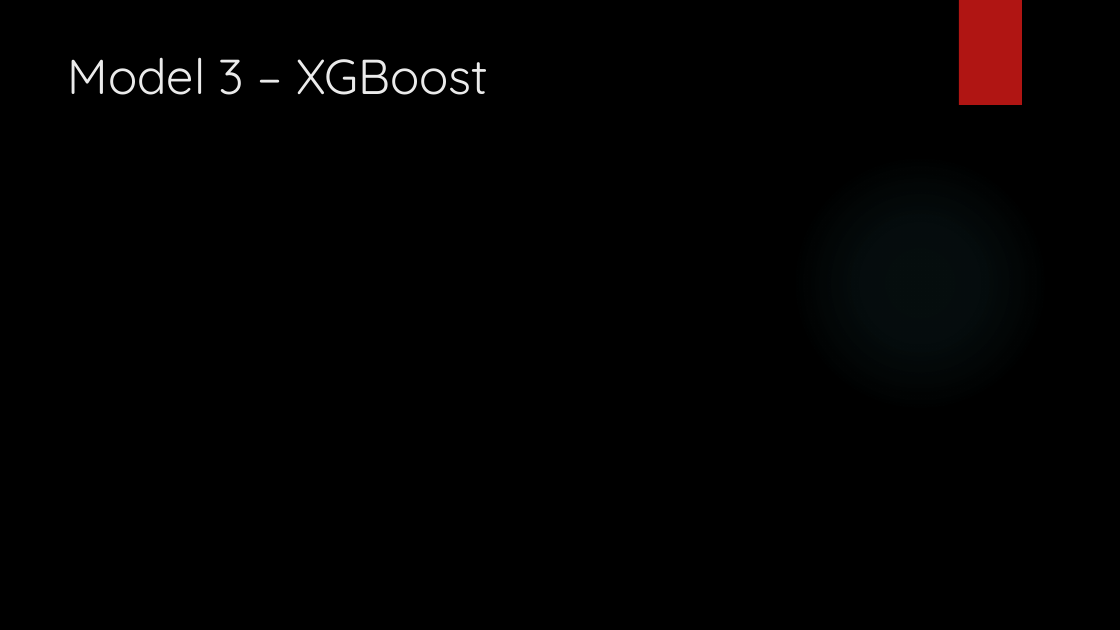
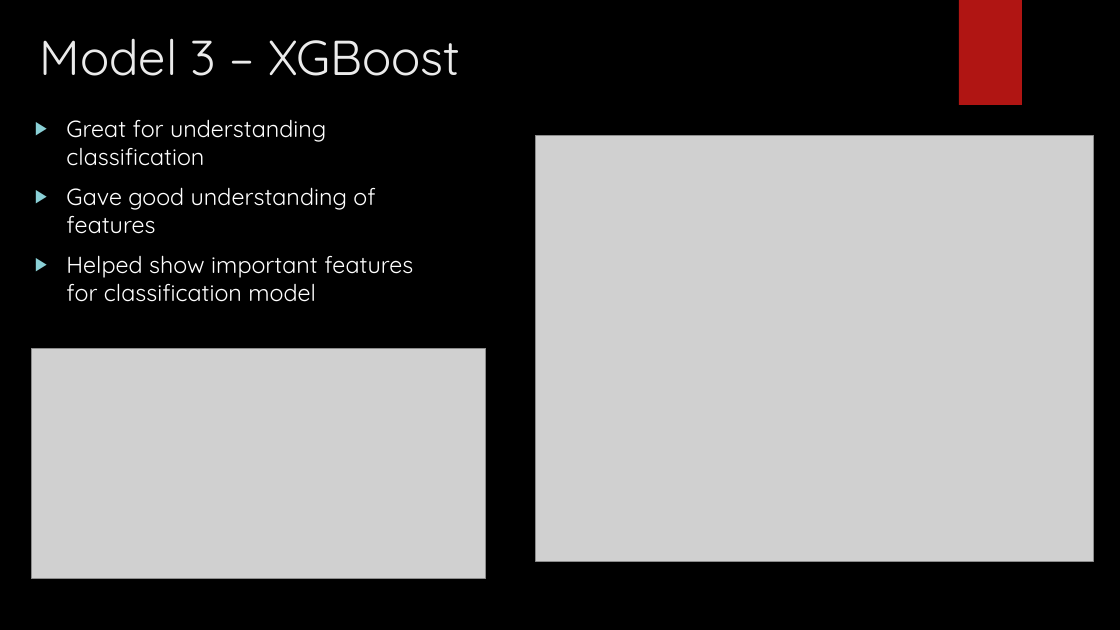
Before and after one commit to lutimoth/LaptopPriceModeling, a slide deck: slide 11 of reports and metrics/Laptop_Capstone_Presentation.pptx (slide 9 before the commit). Drawn at 1120x630 pixels with LibreOffice and Linux fonts; fonts in the diff are those of the drawing; grey boxes stand for pictures; background and template pictures are left out. Boxes give left, top, right and bottom in pixels: in the first picture for what was removed or moved away, otherwise in the second. Text is boxed around its words. In the diff, an @@ line names an element or a change of style, - is before the commit and + after.

Commit message:
Updating for final submission
Created graph image for XGBoost tree, finished final powerpoint, created some other images, updated the Laptop Pricing Model notebook for more detail and cluster understanding

```diff
--- a/reports and metrics/Laptop_Capstone_Presentation.pptx
+++ b/reports and metrics/Laptop_Capstone_Presentation.pptx
@@ title "Model 3 – XGBoost": place and size @@
-title "Model 3 – XGBoost" at (68, 57, 488, 95)
+title "Model 3 – XGBoost" at (40, 38, 460, 76)
@@ text added at (66, 120, 413, 302), 20 pt, text #FFFFFF @@
+▶ Great for understanding classification
+▶ Gave good understanding of features
+▶ Helped show important features for classification model
@@ picture added at (536, 135, 1094, 561) @@
@@ ellipse removed at (791, 154, 1049, 413) @@
@@ picture added at (31, 349, 486, 579) @@
```
Also in this commit, not shown: 7 other slides changed, 8 slides added, 6 slides removed, 5 other files.
